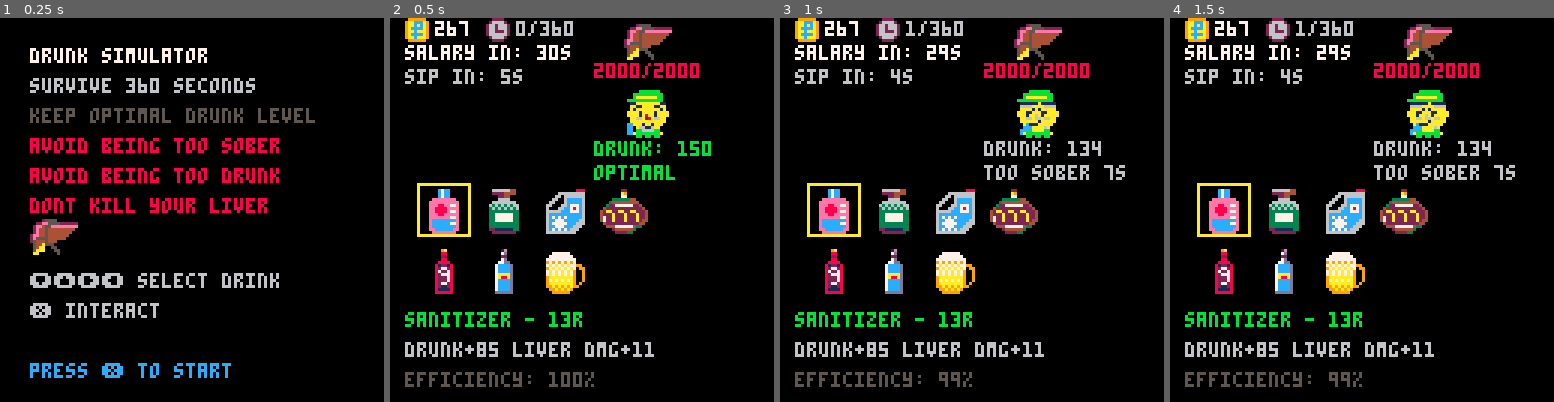
Above: before the commit, frames 1-4 (left to right).
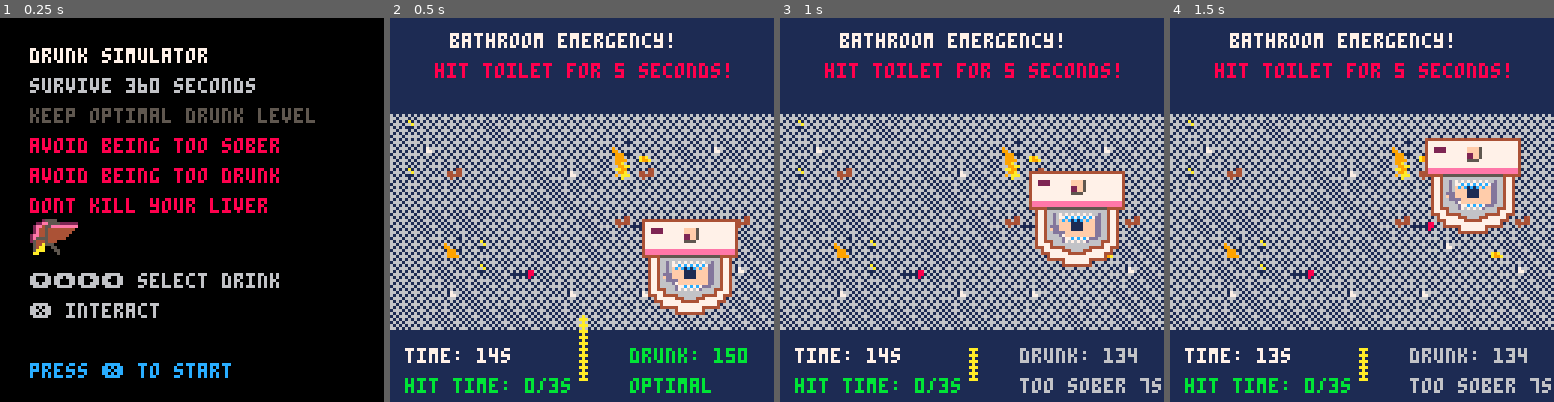
Above: after the commit, the same moments.

Repository: fritzlolpro/picopico
Game: PICO-8 cartridge carts/drunk.p8
Two runs of this game, one before a commit and one after it. Both use one fixed random seed, a clock stepped at 60 frames per second and the inputs below.
Inputs:
- Up to frame 1 (0.25 s): no input
- Up to frame 2 (0.5 s): tap X (X key) at 0.33 s
- Up to frame 3 (1 s): no input
- Up to frame 4 (1.5 s): tap X (X key) at 1.07 s

Frame 1 is identical in both runs. In frame 2, 99% of the frame differs, in the area x 0-100%, y 0-100%; in frame 3, 99%; in frame 4, 99%.

Commit message:
drink sync

Diff:
--- a/carts/drunk.p8
+++ b/carts/drunk.p8
@@ -32,6 +32,8 @@
 
 -- Character animation
 character_animation_timer = 0 -- Timer for character animation (changes every second)
+drinking_animation_trigger = false -- Trigger for drinking animation
+drinking_animation_duration = 60 -- Duration of drinking animation (1 second)
 
 -- Slowmotion effect
 slow_motion_multiplier = 2 -- How much slower time goes during slowmotion
@@ -202,6 +206,15 @@
         end
     else
         character_animation_timer += 1
+    end
+
+    -- Update drinking animation trigger
+    if drinking_animation_trigger then
+        drinking_animation_duration -= 1
+        if drinking_animation_duration <= 0 then
+            drinking_animation_trigger = false
+            drinking_animation_duration = 60 -- Reset for next time
+        end
     end
 
     -- Update wasted timer (considering slowmotion)
@@ -313,6 +326,7 @@
         -- Use wasted protection mechanism
         if total_seconds % drinking_frequency == 0 and not minigame_active and can_auto_drink() then
             drink_alcohol()
+            drinking_animation_trigger = true -- Trigger drinking animation
         end
 
         -- Apply sobering
@@ -836,6 +851,11 @@
         toilet_vel_y = 0
         toilet_speed = 0.8
 
+        -- Reset animation
+        character_animation_timer = 0
+        drinking_animation_trigger = false
+        drinking_animation_duration = 60
+
         current_state = game_state.main_menu
     end
 end
@@ -938,7 +958,7 @@
     print("❎ interact", 10, 95, 6)
     print("press ❎ to start", 10, 115, 12)
 end
-
+minigame_active = true
 function draw_game()
 
     -- Check active mini-game
@@ -1028,10 +1048,22 @@
         char_sprite_drinking_id = wasted_char_drinking_id
     end
 
-    -- Draw character with animation (switches every second)
+    -- Draw character with animation
     local current_char_sprite = char_sprite_idle_id
-    if flr(character_animation_timer / 60) % 2 == 1 then
-        current_char_sprite = char_sprite_drinking_id
+
+    -- Check if currently in wasted state
+    local is_wasted = intoxication >= intoxication_wasted_threshold or wasted_timer > 0
+
+    if is_wasted then
+        -- Wasted state: use old timer-based animation (every second)
+        if flr(character_animation_timer / 60) % 2 == 1 then
+            current_char_sprite = char_sprite_drinking_id
+        end
+    else
+        -- Non-wasted state: synchronized with drinking
+        if drinking_animation_trigger then
+            current_char_sprite = char_sprite_drinking_id
+        end
     end
 
     spr(current_char_sprite, 78, third_row_sprite_y, 2, 2)
@@ -1315,6 +1347,12 @@
     elseif current_state == game_state.win then
         draw_win()
     end
+end
+
+if minigame_active then
+    music(2)
+elseif not minigame_active then
+    music(-1)
 end
 
 __gfx__
